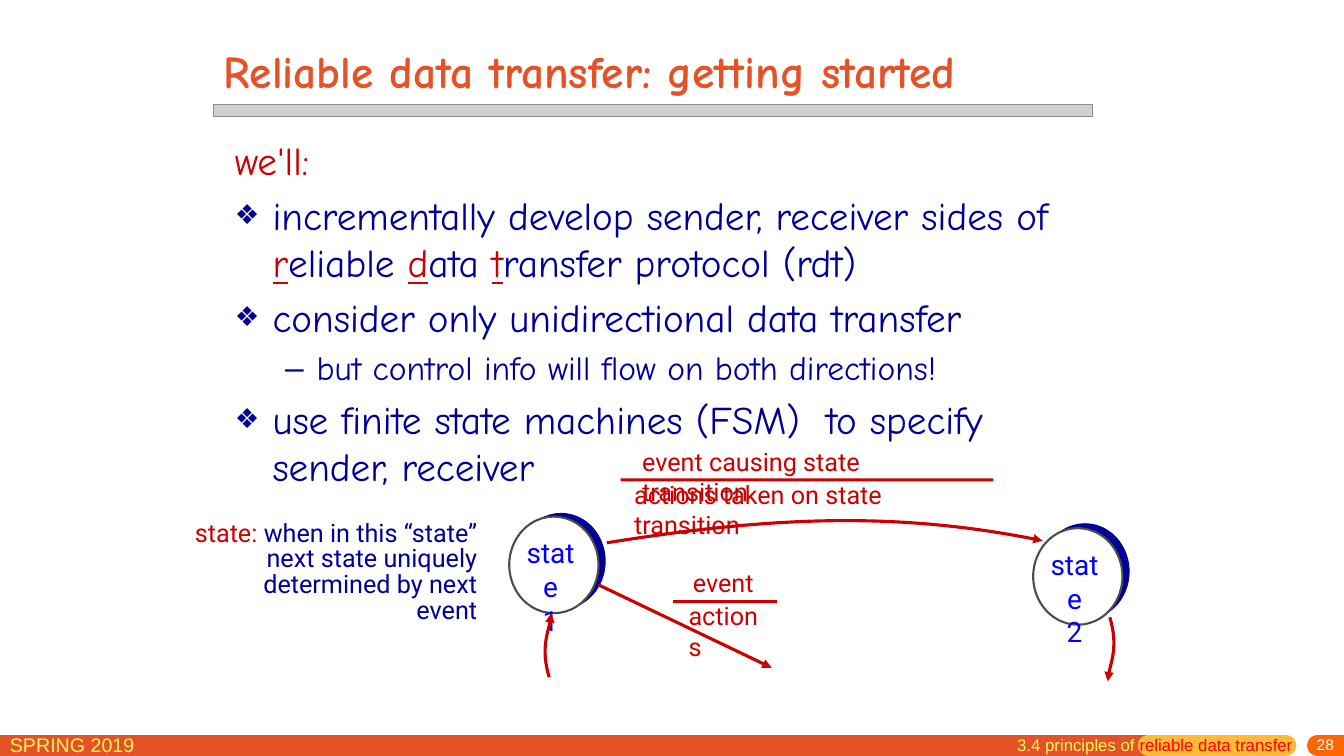
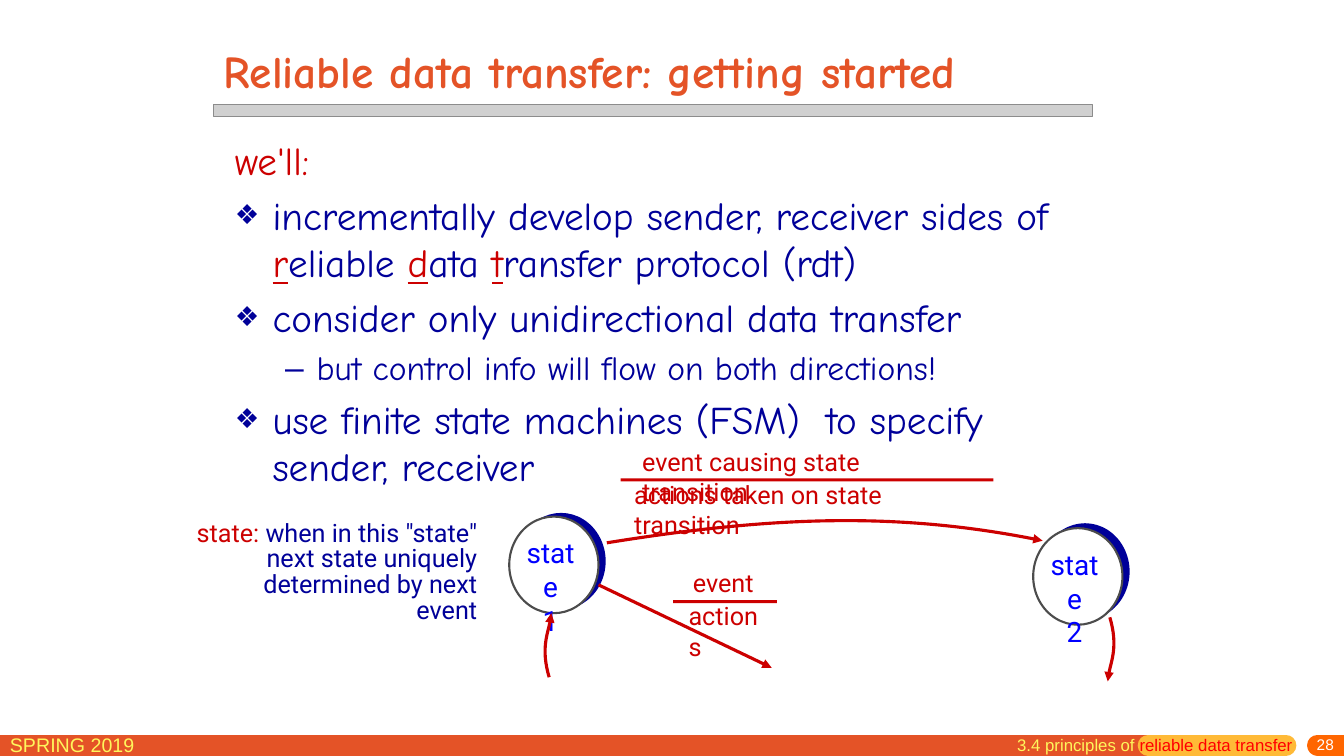
Before and after one commit to jichenghu/PPT_networkDistributed, a slide deck: slide 28 of chapter3.pptx. Drawn at 1344x756 pixels with LibreOffice and Linux fonts; fonts in the diff are those of the drawing; grey boxes stand for pictures. Boxes give left, top, right and bottom in pixels: in the first picture for what was removed or moved away, otherwise in the second. Text is boxed around its words. In the diff, an @@ line names an element or a change of style, - is before the commit and + after.

```diff
--- a/chapter3.pptx
+++ b/chapter3.pptx
@@ text at box(197, 523, 478, 620): text changed @@
-state: when in this “state” next state uniquely determined by next event
+state: when in this "state" next state uniquely determined by next event
```
Also in this commit, not shown: 14 other slides changed, 53 slides added.
